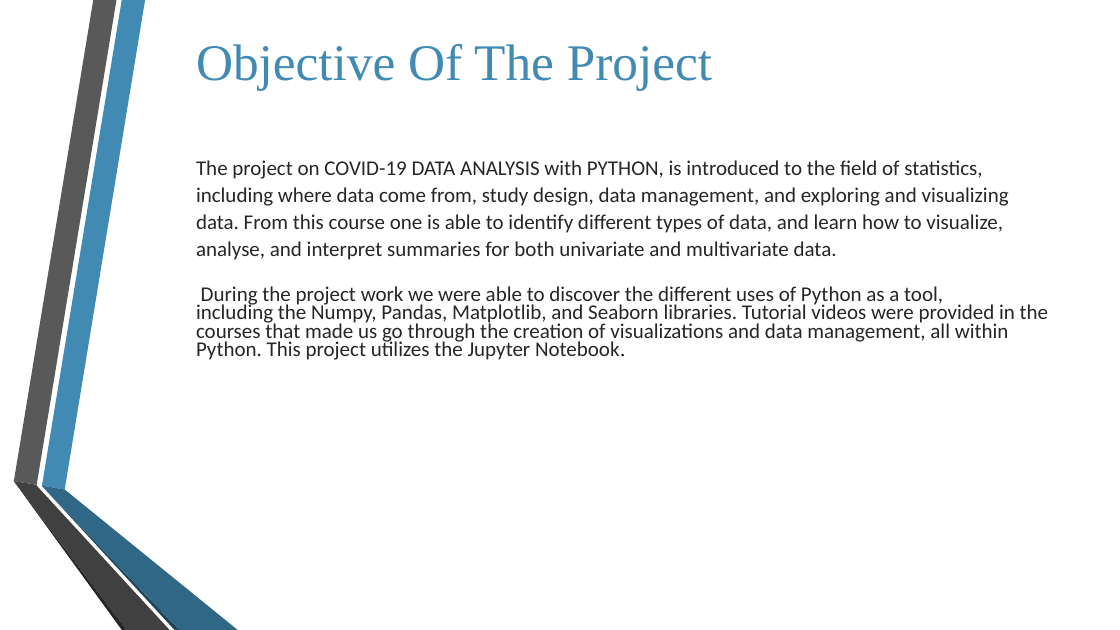
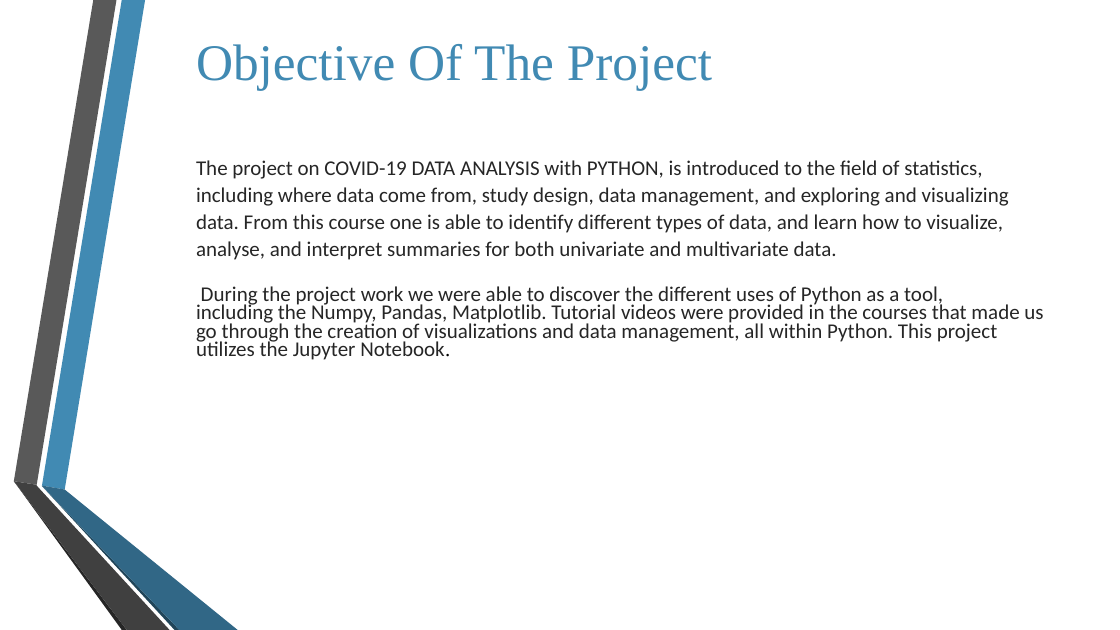
Before and after one commit to nimisha026/COVID-19, a slide deck: slide 5 of Covid-19 project.pptx. Drawn at 1120x630 pixels with LibreOffice and Linux fonts; fonts in the diff are those of the drawing; background and template pictures are left out. Boxes give left, top, right and bottom in pixels: in the first picture for what was removed or moved away, otherwise in the second. Text is boxed around its words. In the diff, an @@ line names an element or a change of style, - is before the commit and + after.

```diff
--- a/Covid-19 project.pptx
+++ b/Covid-19 project.pptx
@@ text at [196, 302, 1043, 360]: text changed @@
-including the Numpy, Pandas, Matplotlib, and Seaborn libraries. Tutorial videos were provided in the courses that made us go through the creation of visualizations and data management, all within Python. This project utilizes the Jupyter Notebook.
+including the Numpy, Pandas, Matplotlib. Tutorial videos were provided in the courses that made us go through the creation of visualizations and data management, all within Python. This project utilizes the Jupyter Notebook.
```
Also in this commit, not shown: 2 other slides changed, 1 slide removed.
